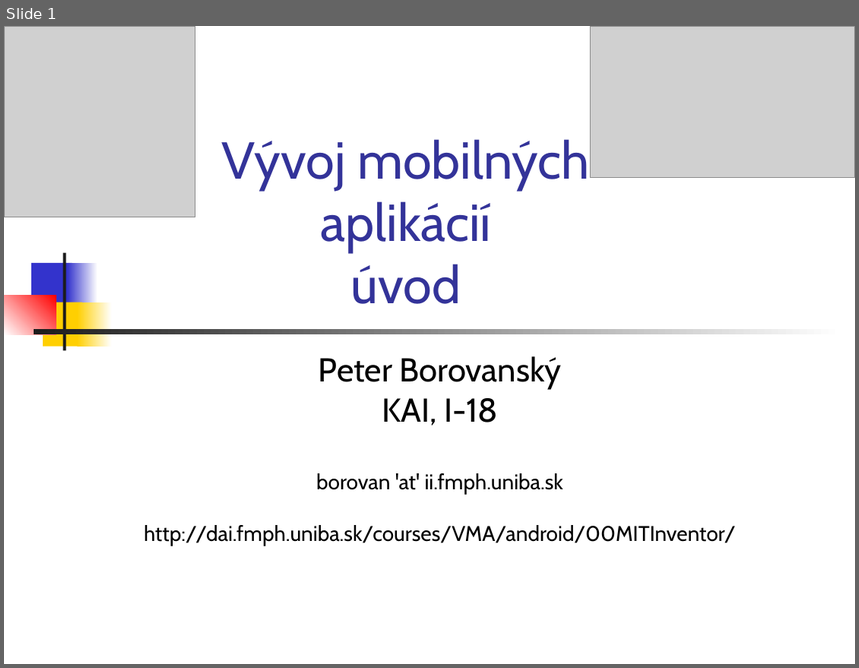
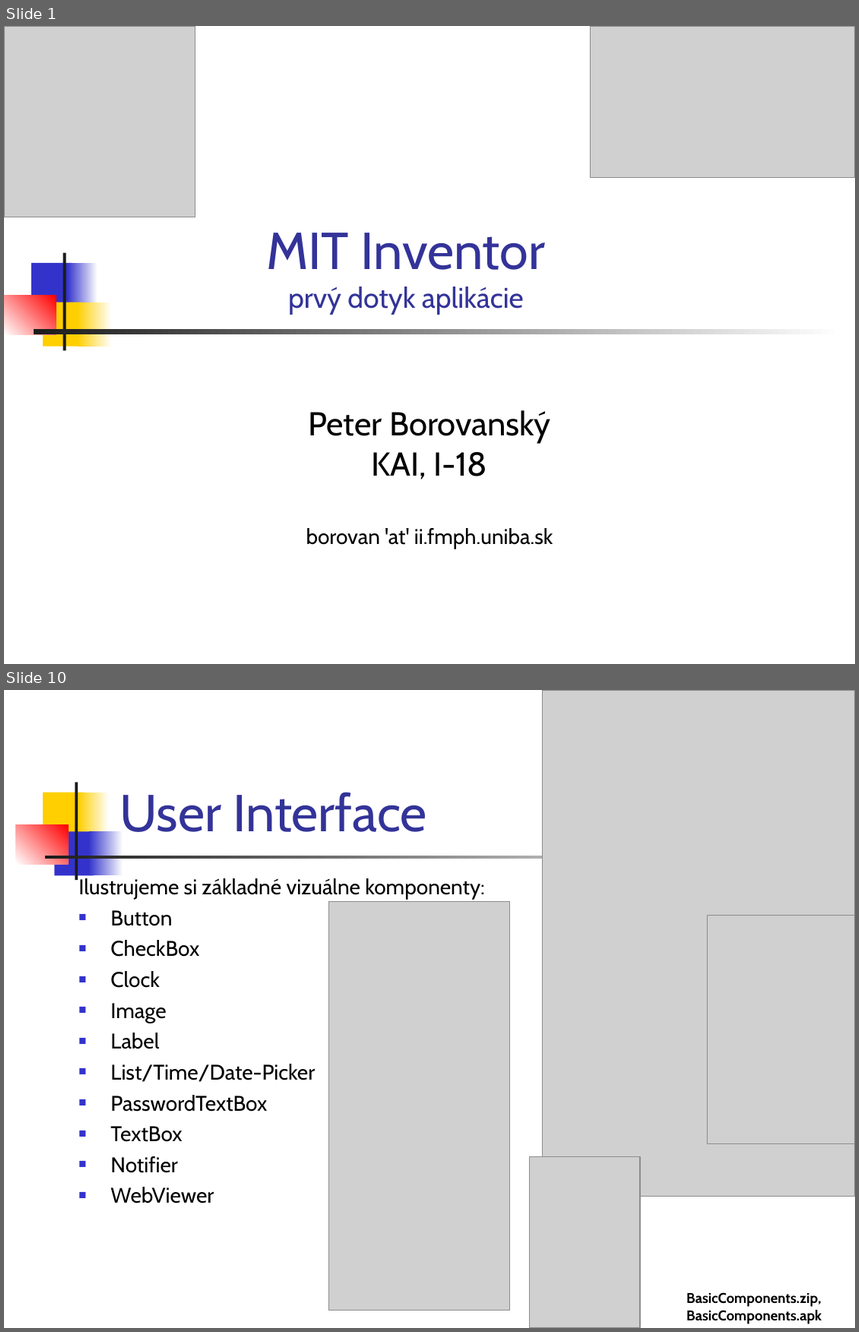
Before and after one commit to vmandro/Prednasky, a slide deck: 01/01_MIT.ppt. Shown one above the other, each under a label of ours: slide 1 before the commit, slides 1 and 10 after it; the slides between them are not shown. The pictures are 859x668 and 859x1332 pixels, drawn with LibreOffice and Linux fonts; fonts in the diff are those of the drawing; grey boxes stand for pictures. Boxes give left, top, right and bottom in pixels: in the first picture for what was removed or moved away, otherwise in the second. Text is boxed around its words. In the diff, an @@ line names an element or a change of style, - is before the commit and + after.

```diff
--- a/01/01_MIT.ppt
+++ b/01/01_MIT.ppt
@@ slide 10 added at (4,690,855,1328), background #FFFFFF @@
@@ picture added at (542,690,855,1196) @@
@@ rectangle added at (44,792,84,837), fill #FFCF01 @@
@@ rectangle added at (75,782,77,880), fill #1C1C1C @@
@@ rectangle added at (79,792,110,837), fill gradient #FFCF01 to #FFFFFF @@
@@ title added at (120,792,427,832), 44 pt, text #333399 @@
+User Interface
@@ rectangle added at (16,825,68,863), fill gradient #FFFFFF to #FF0000 @@
@@ rectangle added at (54,831,94,875), fill #3333CC @@
@@ rectangle added at (89,831,123,875), fill gradient #3333CC to #FFFFFF @@
@@ rectangle added at (45,856,811,859), fill gradient #1C1C1C to #FFFFFF @@
@@ text added at (78,878,485,1204), 18 pt, text #000000 @@
+Ilustrujeme si základné vizuálne komponenty:
+■ Button
+■ CheckBox
+■ Clock
+■ Image
+■ Label
+■ List/Time/Date-Picker
+■ PasswordTextBox
+■ TextBox
+■ Notifier
+■ WebViewer
@@ picture added at (329,902,510,1310) @@
@@ picture added at (707,916,855,1144) @@
@@ picture added at (529,1157,640,1328) @@
@@ text added at (686,1293,822,1325), 12 pt, text #000000, bold @@
+BasicComponents.zip,
+BasicComponents.apk
@@ slide 1 changed as well @@
@@ title at (266,233,546,315): text changed; size 44 to 24 pt @@
-Vývoj mobilných aplikácií
-úvod
+MIT Inventor
+prvý dotyk aplikácie
@@ subtitle "Peter Borovanský": place and size @@
-subtitle "Peter Borovanský" at (144,357,736,547)
+subtitle "Peter Borovanský" at (306,411,553,549)
@@ subtitle at (144,525,736,547): paragraph removed @@
-http://dai.fmph.uniba.sk/courses/VMA/android/00MITInventor/
```
Also in this commit, not shown: 29 other slides added, 15 slides removed, 3 other files.
